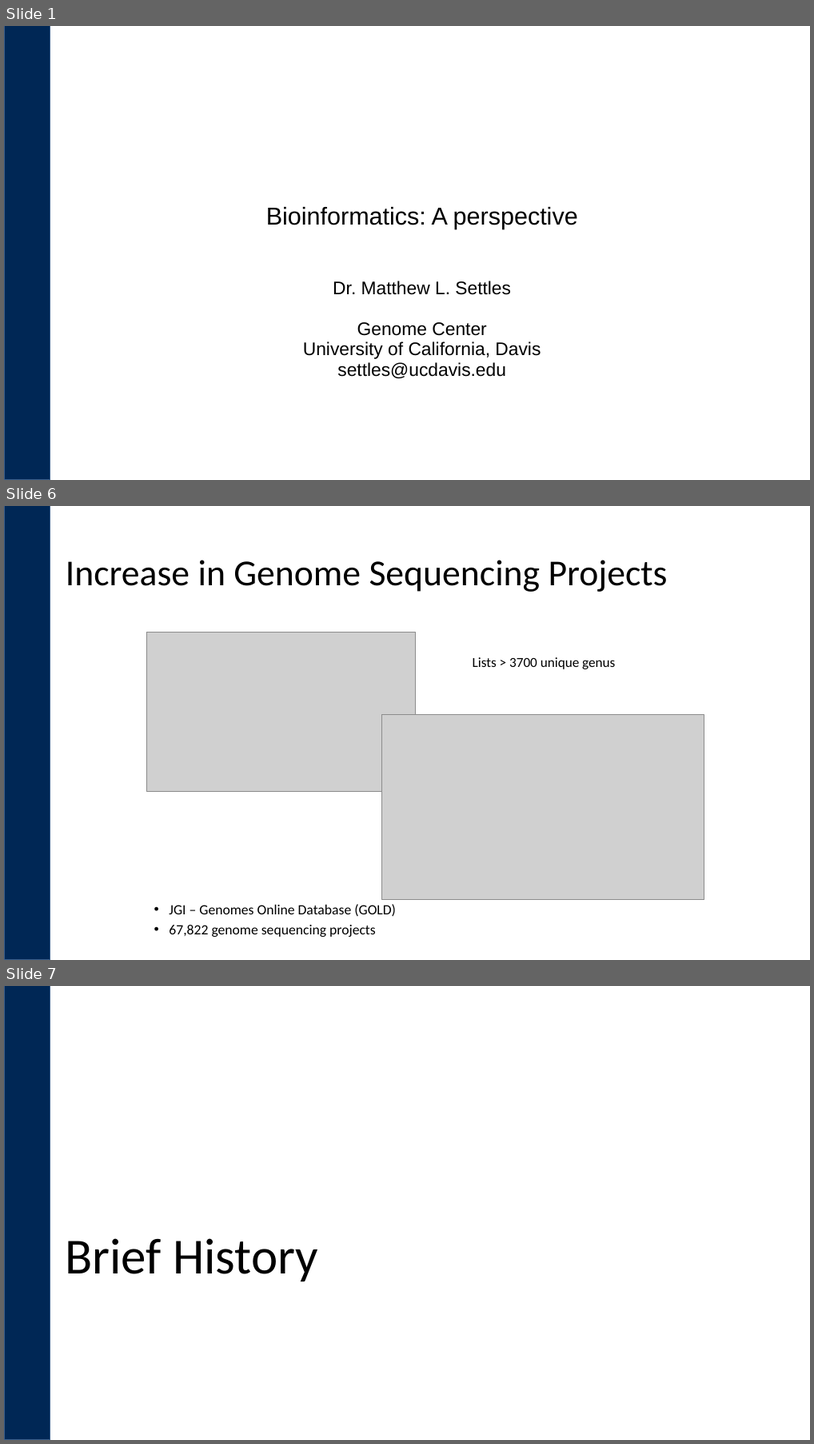
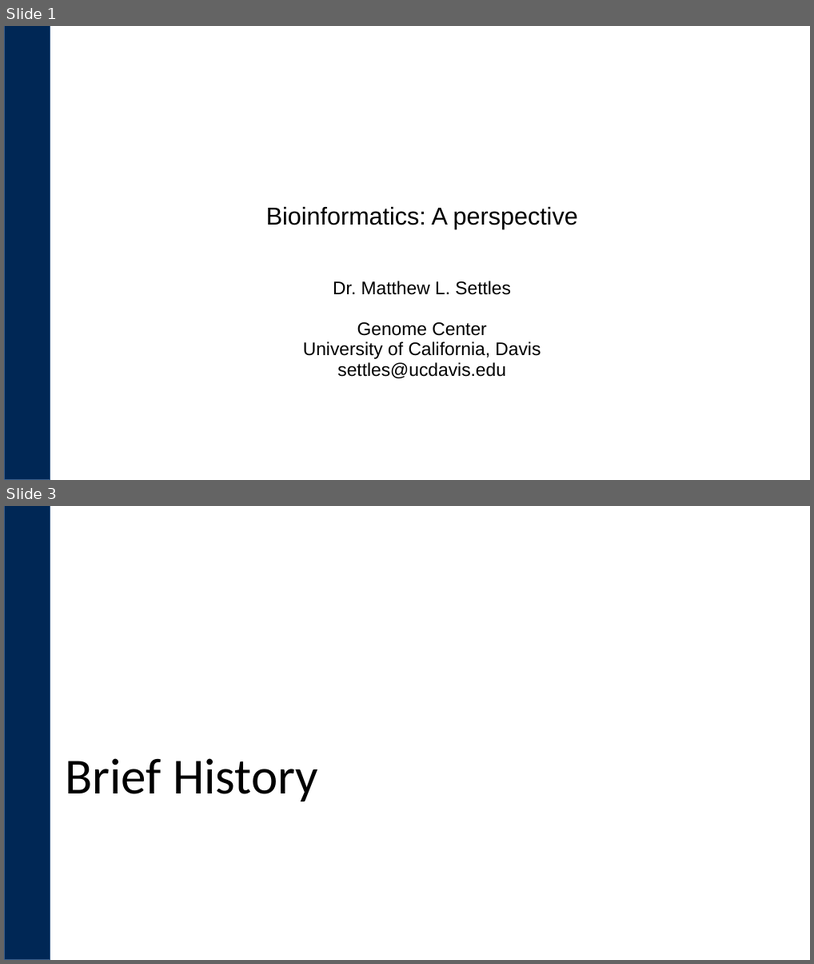
Before and after one commit to ucdavis-bioinformatics-training/2018-May-Microbial-Community-Analysis-Workshop_UCB, a slide deck: monday/What_is_Bioinformatics.pptx. Shown one above the other, each under a label of ours: slides 1, 6 and 7 before the commit, slides 1 and 3 after it; the slides between them are not shown. The pictures are 814x1444 and 814x964 pixels, drawn with LibreOffice and Linux fonts; fonts in the diff are those of the drawing; grey boxes stand for pictures; background and template pictures are left out. Boxes give left, top, right and bottom in pixels: in the first picture for what was removed or moved away, otherwise in the second. Text is boxed around its words. In the diff, an @@ line names an element or a change of style, - is before the commit and + after.

```diff
--- a/monday/What_is_Bioinformatics.pptx
+++ b/monday/What_is_Bioinformatics.pptx
@@ slide 6 removed at [4,506,810,960], background #FFFFFF; not listed: 1 template element that a slide beside it also shows @@
@@ title removed at [66,560,668,592] @@
-Increase in Genome Sequencing Projects
@@ picture removed at [146,632,416,791] @@
@@ text removed at [473,657,615,669] @@
-Lists > 3700 unique genus
@@ picture removed at [382,715,705,900] @@
@@ text removed at [169,904,396,936] @@
-• JGI – Genomes Online Database (GOLD)
-• 67,822 genome sequencing projects
@@ what was slide 7 is now slide 3 @@
```
Also in this commit, not shown: 6 slides changed, 1 other slide removed, 7 other files.
